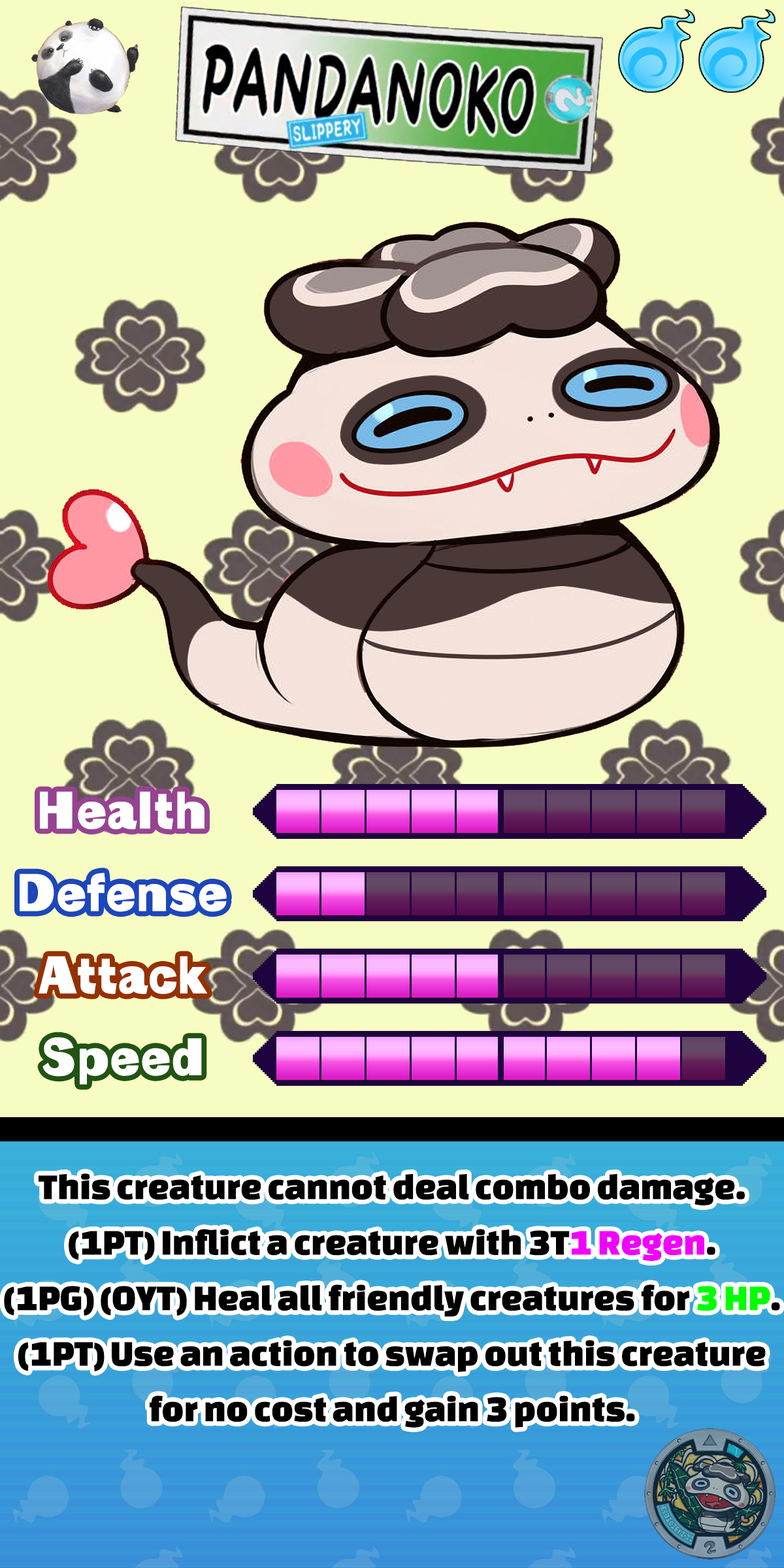
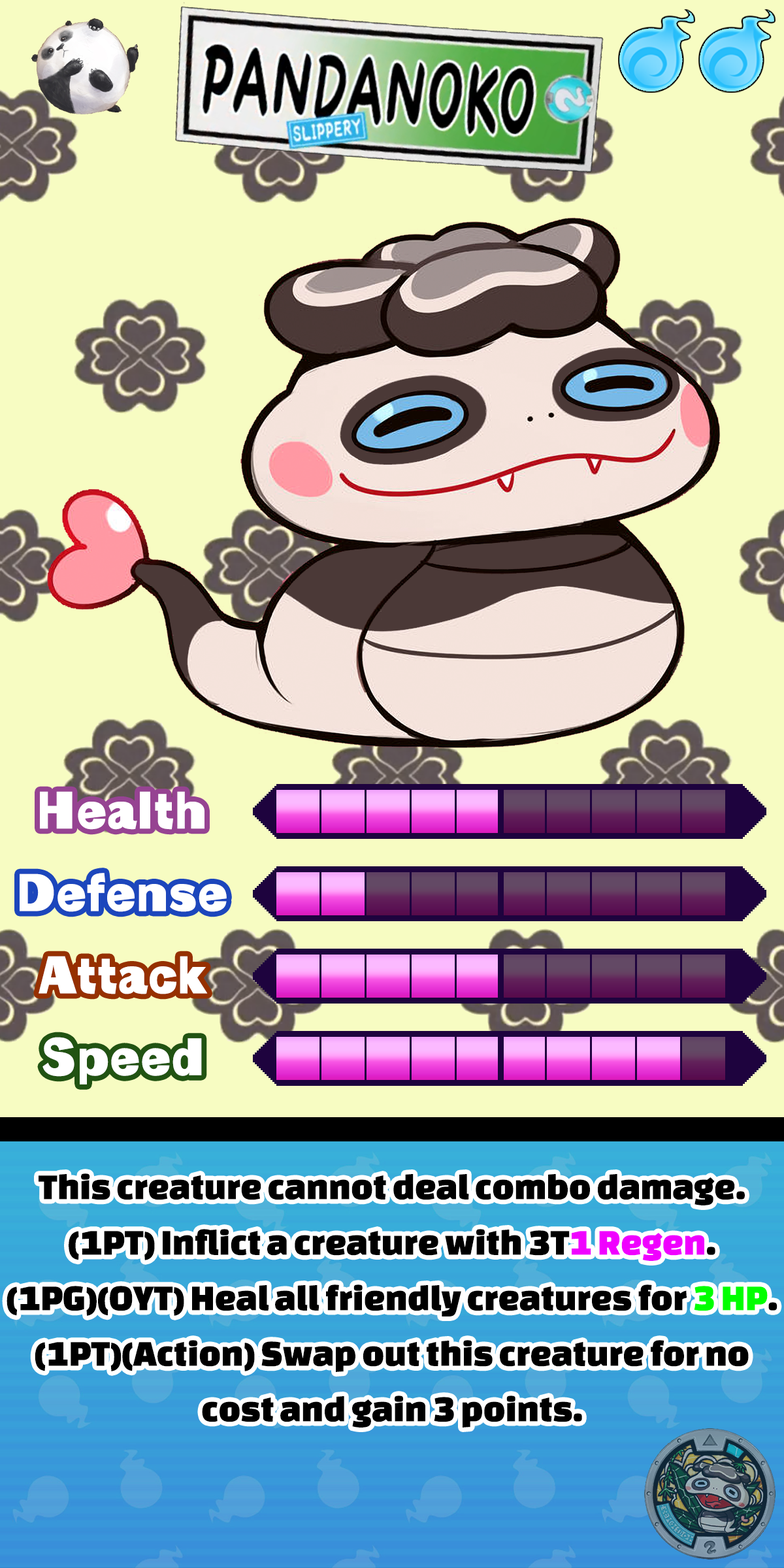
Revision of a layered 784px x 1568px image; what changed, layer by layer:
painted on "Ability" over [3, 1182, 781, 1428]